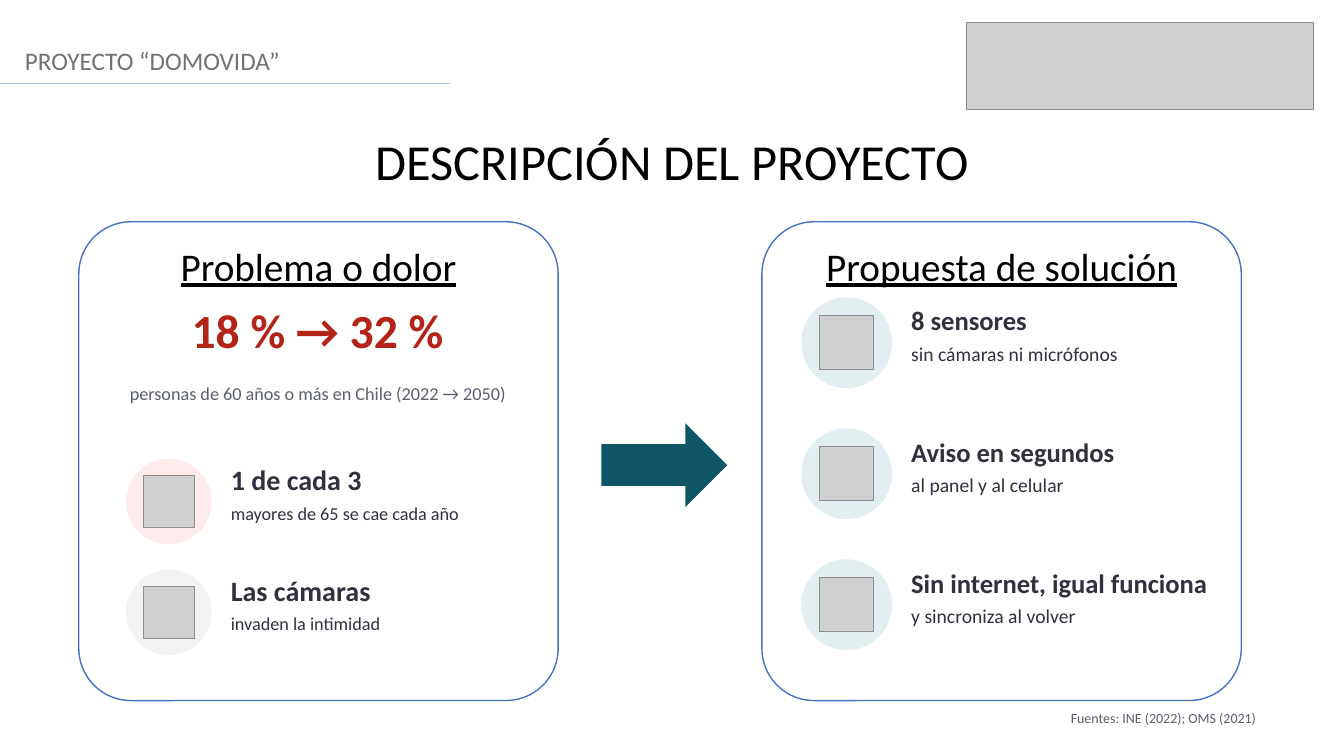
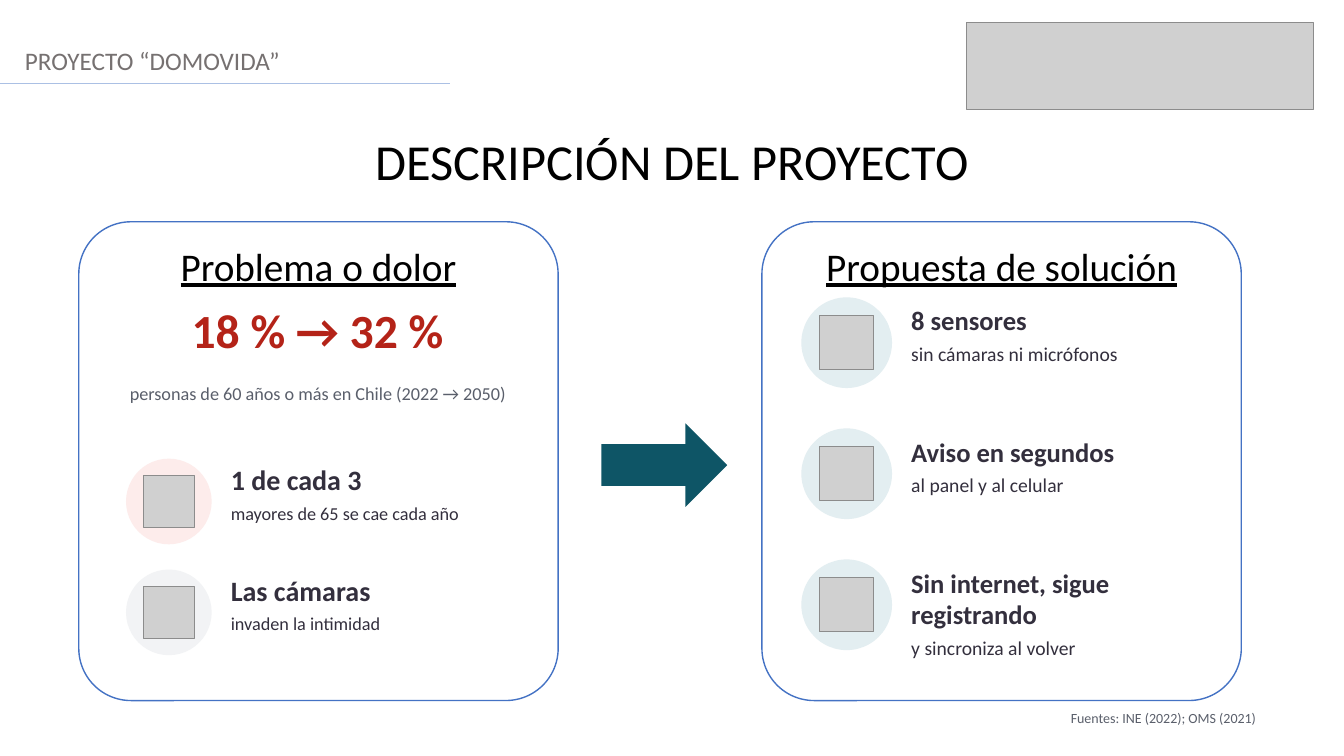
Before and after one commit to AndresVergara74/domovida-backend, a slide deck: slide 3 of docs/fase2/evidencias_proyecto/presentacion/VERGARA_ANDRES_Presentacion_Proyecto_APT_DomoVida.pptx. Drawn at 1344x756 pixels with LibreOffice and Linux fonts; fonts in the diff are those of the drawing; grey boxes stand for pictures. Boxes give left, top, right and bottom in pixels: in the first picture for what was removed or moved away, otherwise in the second. Text is boxed around its words. In the diff, an @@ line names an element or a change of style, - is before the commit and + after.

Commit message:
docs: correcciones de la auditoria (54 ms, sin internet, Ley 21.719, fecha de entrega)

```diff
--- a/docs/fase2/evidencias_proyecto/presentacion/VERGARA_ANDRES_Presentacion_Proyecto_APT_DomoVida.pptx
+++ b/docs/fase2/evidencias_proyecto/presentacion/VERGARA_ANDRES_Presentacion_Proyecto_APT_DomoVida.pptx
@@ text at [911,574,1109,629]: text changed @@
-Sin internet, igual funciona
+Sin internet, sigue registrando
```
Also in this commit, not shown: 4 other slides changed, 4 other files.
